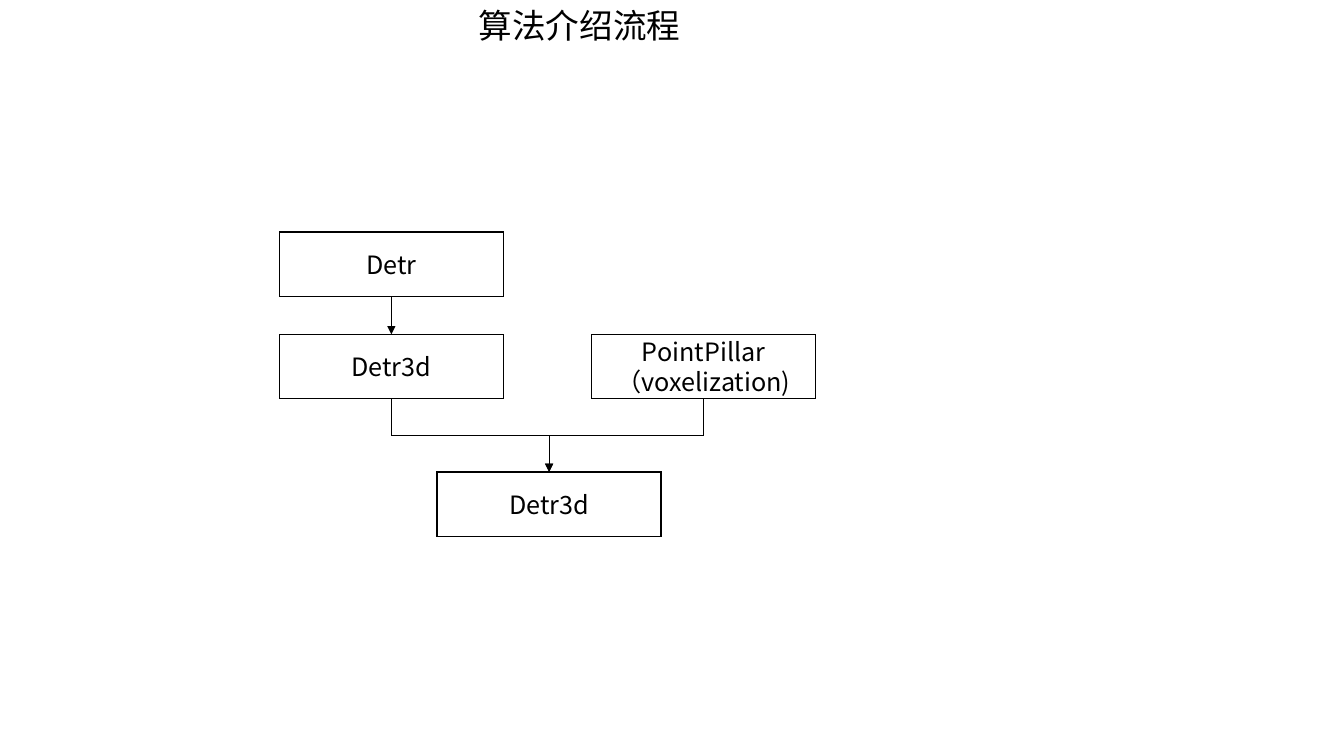
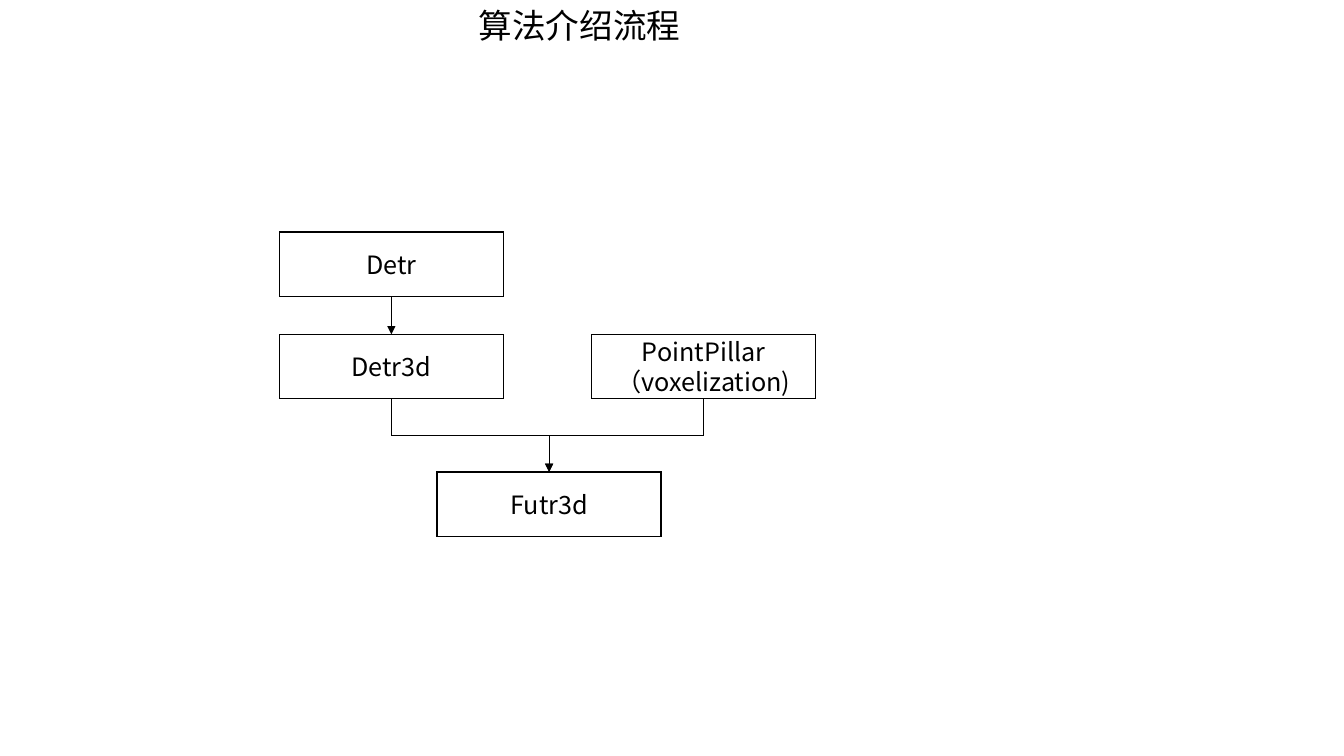
Before and after one commit to foxbao/mmlab_install, a slide deck: slide 3 of 数据集结构.pptx (slide 4 before the commit). Drawn at 1344x756 pixels with LibreOffice and Linux fonts; fonts in the diff are those of the drawing. Boxes give left, top, right and bottom in pixels: in the first picture for what was removed or moved away, otherwise in the second. Text is boxed around its words. In the diff, an @@ line names an element or a change of style, - is before the commit and + after.

```diff
--- a/数据集结构.pptx
+++ b/数据集结构.pptx
@@ text in rectangle at box(510, 494, 588, 515): text changed @@
-Detr3d
+Futr3d
```
Also in this commit, not shown: 3 other slides changed, 7 slides added, 2 slides removed, 6 other files.
